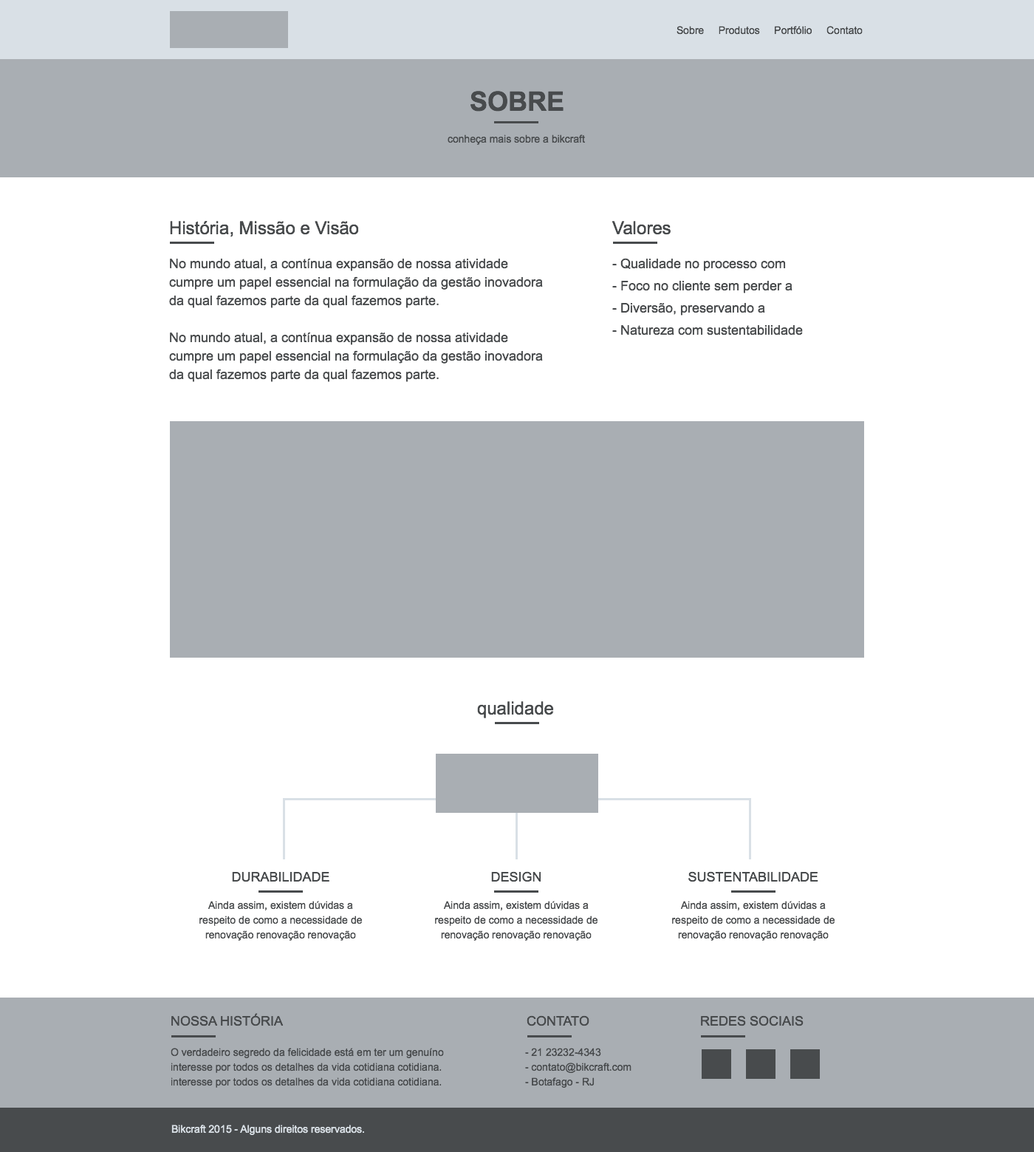
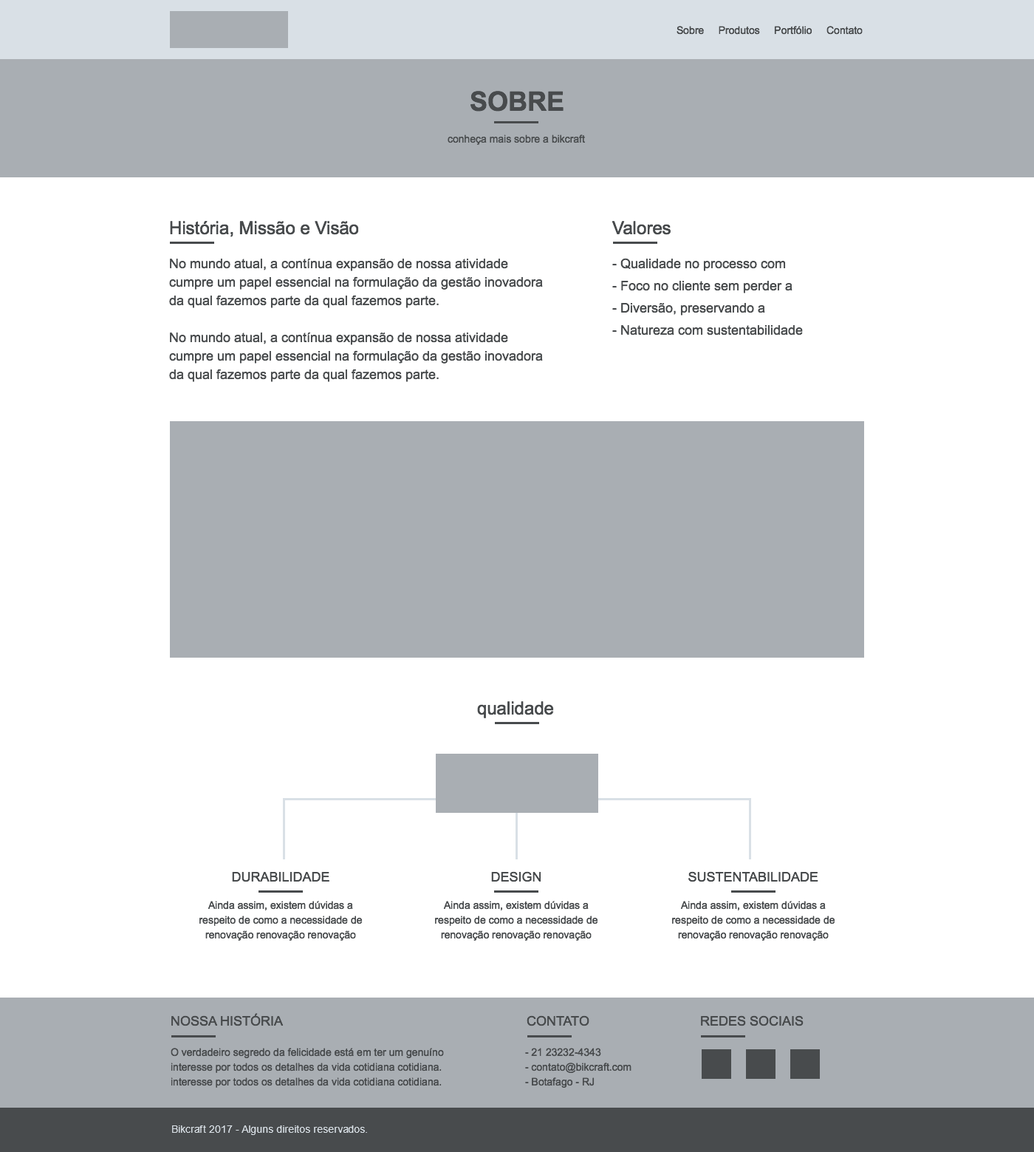
Comparing the layer stacks of the two 1034x1152 images. Changes:
renamed "Bikcraft 2015 - Alguns direitos reservados." to "Bikcraft 2017 - Alguns direitos reservados.", painted on it over <box>171,1124,368,1135</box>
